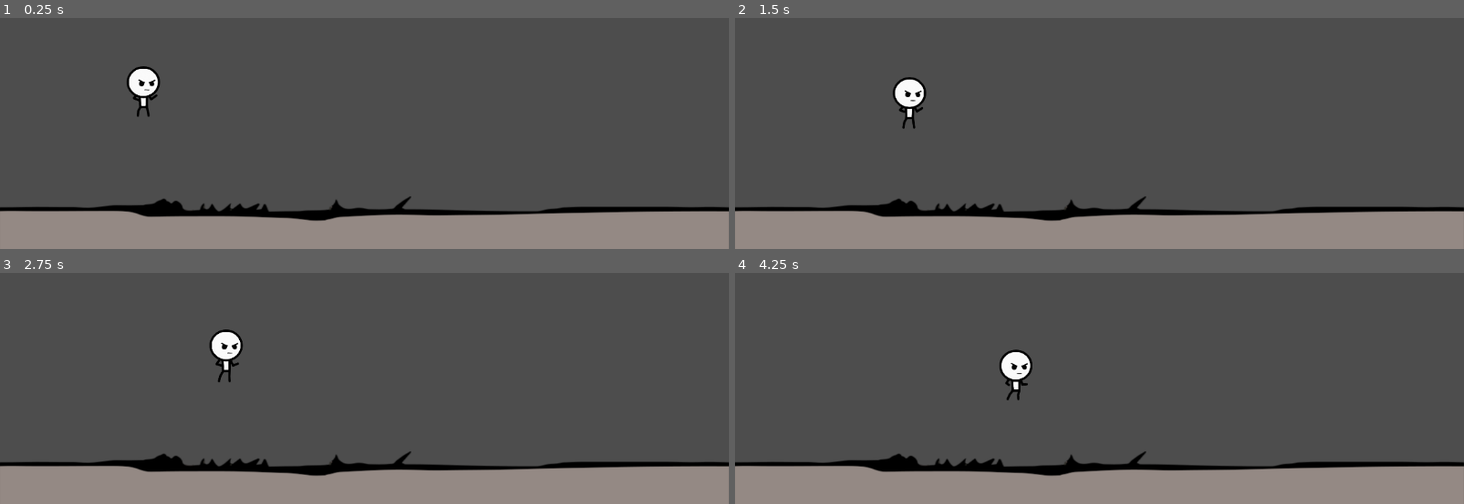
Above: before the commit, frames 1-4 (two rows, left to right).
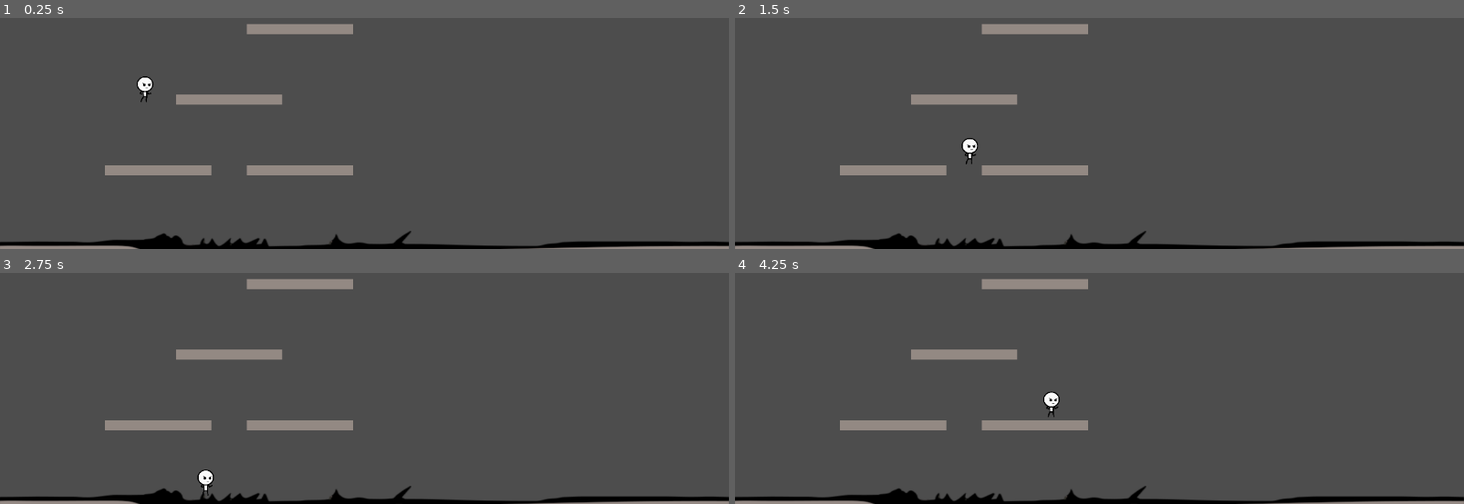
Above: after the commit, the same moments.

Repository: r8114wjbn9118/Hello-Godot-Game-Jam-2
Game: Godot game, scene res://Scene/Test.tscn
Same seed, same stepped clock (60 frames per second), same inputs: the game is played once before the commit and once after it. This scene is started directly instead of the project's main scene.
Inputs:
- Up to frame 1 (0.25 s): no input
- Up to frame 2 (1.5 s): hold Right (ui_right) from 0.53 s (still down); tap Up (ui_up) at 0.6, 0.77, 1.07, 1.35 s
- Up to frame 3 (2.75 s): tap Up (ui_up) at 1.52, 1.82, 2.1 s; release Right (ui_right) at 2.03 s; hold Left (ui_left) from 2.03 s (still down)
- Up to frame 4 (4.25 s): release Left (ui_left) at 2.78 s; hold Right (ui_right) from 2.78 s (still down); tap Up (ui_up) at 2.85, 3.02, 3.32, 3.6, 3.77, 4.07 s

The runs differ from the first frame. In frame 1, 20% of the frame differs, in the area x 0-100%, y 2-100%; in frame 2, 21%; in frame 3, 20%; in frame 4, 21%.

Commit message:
player fixed speed move test
角色固定移速測試

Diff:
--- a/Character/Player.tscn
+++ b/Character/Player.tscn
@@ -30,16 +30,6 @@
 [ext_resource type="Texture2D" uid="uid://bcnhbeqq6l0fu" path="res://Image/Stick Figure Character Sprites 2D/Fighter sprites/fighter_walk_0014.png" id="28_ip21h"]
 [ext_resource type="Texture2D" uid="uid://jnk734h7fc1w" path="res://Image/Stick Figure Character Sprites 2D/Fighter sprites/fighter_walk_0015.png" id="29_jcnj2"]
 [ext_resource type="Texture2D" uid="uid://doagokvt8yt7s" path="res://Image/Stick Figure Character Sprites 2D/Fighter sprites/fighter_walk_0016.png" id="30_710mb"]
-
-[sub_resource type="Curve" id="Curve_lgt04"]
-_limits = [0.0, 100.0, 0.0, 1.0]
-_data = [Vector2(0, 0), 0.0, 50.0, 0, 0, Vector2(1, 100), 0.0, 0.0, 0, 0]
-point_count = 2
-
-[sub_resource type="Curve" id="Curve_schp4"]
-_limits = [0.0, 300.0, 0.0, 0.66]
-_data = [Vector2(0, 0), 0.0, 2880.0, 0, 0, Vector2(0.33, 300), 0.0, 0.0, 0, 0, Vector2(0.66, 0), 0.0, 0.0, 0, 0]
-point_count = 3
 
 [sub_resource type="SpriteFrames" id="SpriteFrames_schp4"]
 animations = [{
@@ -152,22 +142,20 @@
 }]
 
 [sub_resource type="RectangleShape2D" id="RectangleShape2D_pusnx"]
-size = Vector2(48, 84)
+size = Vector2(24, 42)
 
 [node name="Player" type="CharacterBody2D"]
 script = ExtResource("1_lgt04")
-move_curve = SubResource("Curve_lgt04")
-jump_curve = SubResource("Curve_schp4")
 
 [node name="AnimatedSprite2D" type="AnimatedSprite2D" parent="."]
-position = Vector2(0, -62)
-scale = Vector2(0.5, 0.5)
+position = Vector2(0, -31)
+scale = Vector2(0.25, 0.25)
 sprite_frames = SubResource("SpriteFrames_schp4")
 animation = &"idle"
 autoplay = "idle"
-frame = 6
-frame_progress = 0.928785
+frame = 3
+frame_progress = 0.781532
 
 [node name="CollisionShape2D" type="CollisionShape2D" parent="."]
-position = Vector2(0, -42)
+position = Vector2(0, -21)
 shape = SubResource("RectangleShape2D_pusnx")
--- a/Scene/Test.tscn
+++ b/Scene/Test.tscn
@@ -7,17 +7,71 @@
 a = Vector2(-384, -83)
 b = Vector2(384, -83)
 
+[sub_resource type="Gradient" id="Gradient_mypys"]
+offsets = PackedFloat32Array(0)
+colors = PackedColorArray(0.580392, 0.537255, 0.517647, 1)
+
+[sub_resource type="GradientTexture2D" id="GradientTexture2D_3wv3v"]
+gradient = SubResource("Gradient_mypys")
+width = 112
+height = 16
+
+[sub_resource type="RectangleShape2D" id="RectangleShape2D_i8xqr"]
+size = Vector2(112, 16)
+
 [node name="Test" type="Node2D"]
 
 [node name="Player" parent="." instance=ExtResource("2_3wv3v")]
 position = Vector2(228, 406)
 
-[node name="CharacterBody2D" type="CharacterBody2D" parent="."]
-position = Vector2(576, 663)
+[node name="Ground" type="CharacterBody2D" parent="."]
+position = Vector2(576, 718)
 scale = Vector2(1.5, 1)
 
-[node name="Sprite2D" type="Sprite2D" parent="CharacterBody2D"]
+[node name="Sprite2D" type="Sprite2D" parent="Ground"]
 texture = ExtResource("1_mypys")
 
-[node name="CollisionShape2D" type="CollisionShape2D" parent="CharacterBody2D"]
+[node name="CollisionShape2D" type="CollisionShape2D" parent="Ground"]
 shape = SubResource("SegmentShape2D_mypys")
+
+[node name="Platform" type="Node2D" parent="."]
+
+[node name="1" type="CharacterBody2D" parent="Platform"]
+position = Vector2(250, 523)
+scale = Vector2(1.5, 1)
+
+[node name="Sprite2D" type="Sprite2D" parent="Platform/1"]
+texture = SubResource("GradientTexture2D_3wv3v")
+
+[node name="CollisionShape2D" type="CollisionShape2D" parent="Platform/1"]
+shape = SubResource("RectangleShape2D_i8xqr")
+
+[node name="2" type="CharacterBody2D" parent="Platform"]
+position = Vector2(474, 523)
+scale = Vector2(1.5, 1)
+
+[node name="Sprite2D" type="Sprite2D" parent="Platform/2"]
+texture = SubResource("GradientTexture2D_3wv3v")
+
+[node name="CollisionShape2D" type="CollisionShape2D" parent="Platform/2"]
+shape = SubResource("RectangleShape2D_i8xqr")
+
+[node name="3" type="CharacterBody2D" parent="Platform"]
+position = Vector2(362, 411)
+scale = Vector2(1.5, 1)
+
+[node name="Sprite2D" type="Sprite2D" parent="Platform/3"]
+texture = SubResource("GradientTexture2D_3wv3v")
+
+[node name="CollisionShape2D" type="CollisionShape2D" parent="Platform/3"]
+shape = SubResource("RectangleShape2D_i8xqr")
+
+[node name="4" type="CharacterBody2D" parent="Platform"]
+position = Vector2(474, 299)
+scale = Vector2(1.5, 1)
+
+[node name="Sprite2D" type="Sprite2D" parent="Platform/4"]
+texture = SubResource("GradientTexture2D_3wv3v")
+
+[node name="CollisionShape2D" type="CollisionShape2D" parent="Platform/4"]
+shape = SubResource("RectangleShape2D_i8xqr")
--- a/Script/player.gd
+++ b/Script/player.gd
@@ -1,12 +1,17 @@
 extends CharacterBody2D
 
-## 移動速度曲線
-@export var move_curve:Curve
+## 移動速度
+@export var move_speed:float = 150.0
 
 ## 離開地板後仍可跳躍的時間
-@export var can_jump_max_duration:float = 0.33
-## 跳躍高度曲線
-@export var jump_curve:Curve
+@export var can_jump_duration:float = 0.5
+## 跳躍/掉落速度
+@export var jump_speed:float = 300.0
+## 跳躍持續時間
+@export var jump_duration:float = 1.0
+## 掉落的最大速度, 當此值為0時無限制
+@export var fall_max_speed:float = 0.0
+
 
 
 ## 可以對角色進行操作的指標
@@ -17,22 +22,14 @@
 ## 移動計時
 var move_timer:float = 0.0
 ## -1:左		1:右
-var move_direction:float = 0:
-	set(value):
-		if move_direction != value:
-			move_timer = 0.0
-		move_direction = value
+var move_direction:float = 0
 
 ## 離開地板後仍可跳躍的時間計時
 var can_jump_timer:float = 0
 ## 跳躍計時
 var jump_timer:float = 0.0
 ## -1:上		1:下
-var jump_direction:float = 0:
-	set(value):
-		if jump_direction != value:
-			jump_timer = 0.0
-		jump_direction = value
+var jump_direction:float = 0
 
 
 
@@ -40,80 +37,69 @@
 	move(delta)
 	jump(delta)
 
-	if move_direction == 0:
-		velocity.x = 0
-	else:
-		velocity.x = move_direction * move_curve.sample(move_timer)
-	if jump_direction == 0:
-		velocity.y = 0
-	else:
-		velocity.y = jump_direction * jump_curve.sample(jump_timer)
-
 	if move_and_slide():
 		if is_on_wall():
 			move_direction = 0
 		if is_on_ceiling():
 			jump_direction = 0
 
-	printt(
-		move_index, velocity,
-		move_direction, move_timer,
-		jump_direction, jump_timer
-	)
+	if move_index != Vector2.ZERO:
+		printt(
+			move_index, velocity,
+			move_direction, move_timer,
+			jump_direction, jump_timer
+		)
 
-func _unhandled_input(event: InputEvent) -> void:
+func _unhandled_input(_event: InputEvent) -> void:
 	if can_control:
 		move_index = Input.get_vector("ui_left", "ui_right", "ui_up", "ui_down")
 	else:
 		move_index = Vector2.ZERO
 
 # 行走
-func move(delta):
-	if move_index.x != 0.0:
-		var input_direction:int = 1 if move_index.x > 0 else -1
+func move(_delta):
+	if move_index.x == 0.0:
+		move_direction = 0
+	else:
+		move_direction = 1 if move_index.x > 0 else -1
 
-		# 若反方向移動, 把計時逐漸降低至0
-		# 否則把計時逐漸增加至move_curve的最大值
-		#
-		# ps. move_timer計時是move_curve(移動速度)的指標
-		if move_direction != input_direction:
-			if move_timer > 0.0:
-				move_timer = max(0.0, move_timer - delta * 2)
-			if move_timer == 0.0:
-				move_direction = input_direction
-		elif move_timer < move_curve.max_domain:
-			move_timer = min(move_curve.max_domain, move_timer + delta)
-
-	else:
-		if move_direction != 0:
-			move_timer = max(0.0, move_timer - delta)
-			if move_timer == 0.0:
-				move_direction = 0
+	# 修改橫向移動速度
+	var speed = 0
+	if move_direction != 0:
+		speed = move_direction * move_speed
+	velocity.x = speed
 
 # 跳躍
 func jump(delta):
-	# 正在跳躍中 或 (輸入跳躍指令 而且 可以跳躍)
-	if jump_direction == -1 \
-	or move_index.y < 0 and can_jump_timer > 0.0:
+	# 輸入跳躍指令 而且 可以跳躍
+	if move_index.y < 0 and can_jump_timer > 0.0:
 		can_jump_timer = 0.0
 		jump_direction = -1
+		jump_timer = jump_duration
 
-		jump_timer = min(jump_curve.max_domain, jump_timer + delta)
+	# 跳躍
+	if jump_direction == -1:
+		jump_timer = max(0.0, jump_timer - delta)
 		# 已經跳到最高, 轉為落下
-		if jump_timer == jump_curve.max_domain:
+		if jump_timer == 0.0:
 			jump_direction = 1
-
 	# 在地面
 	elif is_on_floor():
+		can_jump_timer = can_jump_duration
 		jump_direction = 0
-		can_jump_timer = can_jump_max_duration
-
+		jump_timer = 0.0
 	# 落下
 	elif jump_direction == 1:
-		if jump_timer < jump_curve.max_domain:
-			jump_timer = min(jump_curve.max_domain, jump_timer + delta / 2)
-
+		jump_timer += delta
 	else:
 		jump_direction = 1
 		if can_jump_timer > 0.0:
 			can_jump_timer -= delta
+
+	# 修改高度移動速度
+	var speed = 0
+	if jump_direction != 0:
+		speed = jump_direction * jump_timer * jump_speed
+		if jump_direction == 1 and fall_max_speed > 0.0:
+			speed = min(fall_max_speed, speed)
+	velocity.y = speed
--- /dev/null
+++ b/Script/player_move-variable_speed.gd
@@ -0,0 +1,122 @@
+extends CharacterBody2D
+
+## 移動速度曲線
+@export var move_curve:Curve
+
+## 離開地板後仍可跳躍的時間
+@export var can_jump_max_duration:float = 0.33
+## 跳躍高度曲線
+@export var jump_curve:Curve
+
+
+## 可以對角色進行操作的指標
+var can_control:bool = true
+## 輸入方向
+var move_index:Vector2 = Vector2.ZERO
+
+## 移動計時
+var move_timer:float = 0.0
+## -1:左		1:右
+var move_direction:float = 0:
+	set(value):
+		if move_direction != value:
+			move_timer = 0.0
+		move_direction = value
+
+## 離開地板後仍可跳躍的時間計時
+var can_jump_timer:float = 0
+## 跳躍計時
+var jump_timer:float = 0.0
+## -1:上		1:下
+var jump_direction:float = 0:
+	set(value):
+		if jump_direction != value:
+			jump_timer = 0.0
+		jump_direction = value
+
+
+
+func _physics_process(delta: float) -> void:
+	move(delta)
+	jump(delta)
+
+	if move_and_slide():
+		if is_on_wall():
+			move_direction = 0
+		if is_on_ceiling():
+			jump_direction = 0
+
+	printt(
+		move_index, velocity,
+		move_direction, move_timer,
+		jump_direction, jump_timer
+	)
+
+func _unhandled_input(event: InputEvent) -> void:
+	if can_control:
+		move_index = Input.get_vector("ui_left", "ui_right", "ui_up", "ui_down")
+	else:
+		move_index = Vector2.ZERO
+
+# 行走
+func move(delta):
+	if move_index.x != 0.0:
+		var input_direction:int = 1 if move_index.x > 0 else -1
+
+		# 若反方向移動, 把計時逐漸降低至0
+		# 否則把計時逐漸增加至move_curve的最大值
+		#
+		# ps. move_timer計時是move_curve(移動速度)的指標
+		if move_direction != input_direction:
+			if move_timer > 0.0:
+				move_timer = max(0.0, move_timer - delta * 2)
+			if move_timer == 0.0:
+				move_direction = input_direction
+		elif move_timer < move_curve.max_domain:
+			move_timer = min(move_curve.max_domain, move_timer + delta)
+	else:
+		if move_direction != 0:
+			move_timer = max(0.0, move_timer - delta)
+			if move_timer == 0.0:
+				move_direction = 0
+
+	# 修改橫向移動速度
+	if move_direction == 0:
+		velocity.x = 0
+	else:
+		velocity.x = move_direction * move_curve.sample(move_timer)
+
+# 跳躍
+func jump(delta):
+	# 正在跳躍中 或 (輸入跳躍指令 而且 可以跳躍)
+	#
+	if jump_direction == -1 \
+	or move_index.y < 0 and can_jump_timer > 0.0:
+		can_jump_timer = 0.0
+		jump_direction = -1
+
+	# 跳躍
+	if jump_direction == -1:
+		jump_timer = min(jump_curve.max_domain, jump_timer + delta)
+		# 已經跳到最高, 轉為落下
+		if jump_timer == jump_curve.max_domain:
+			jump_direction = 1
+	# 在地面
+	elif is_on_floor():
+		jump_direction = 0
+		can_jump_timer = can_jump_max_duration
+	# 落下
+	elif jump_direction == 1:
+		jump_timer += delta / 2
+	else:
+		jump_direction = 1
+		if can_jump_timer > 0.0:
+			can_jump_timer -= delta
+
+	# 修改高度移動速度
+	if jump_direction == 0:
+		velocity.y = 0
+	elif jump_direction == 1:
+		velocity.y = jump_timer * jump_curve.max_value
+	else:
+		velocity.y = jump_direction * jump_curve.sample(jump_timer)
Not shown: 1 places in Character/Player.tscn that only renumber resources
Not shown: 1 places in Scene/Test.tscn that only renumber resources
Not shown, added: Script/player_move-variable_speed.gd.uid
